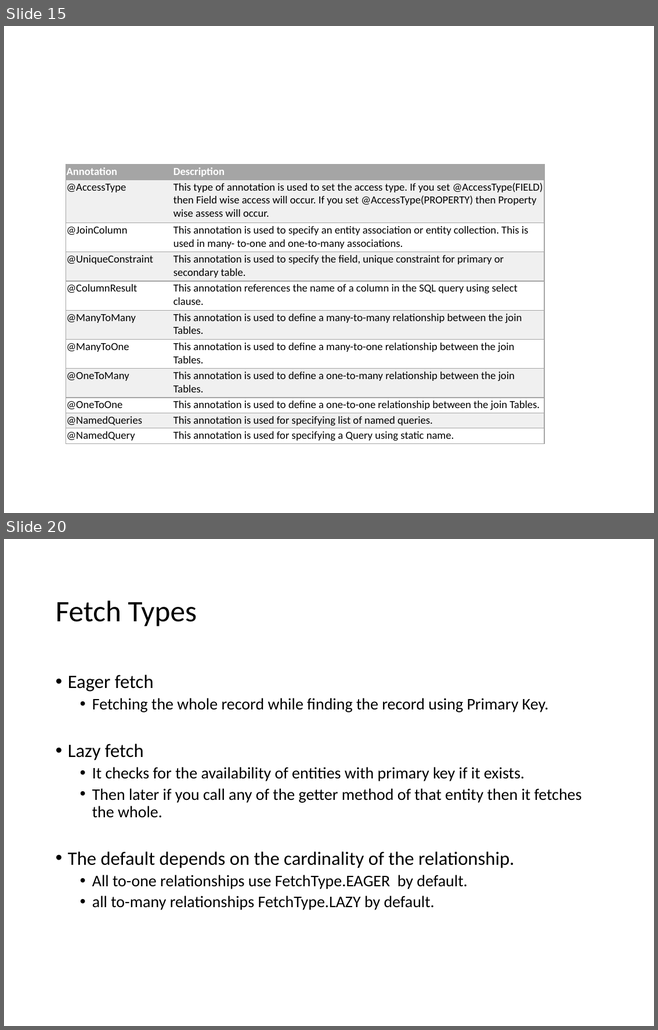
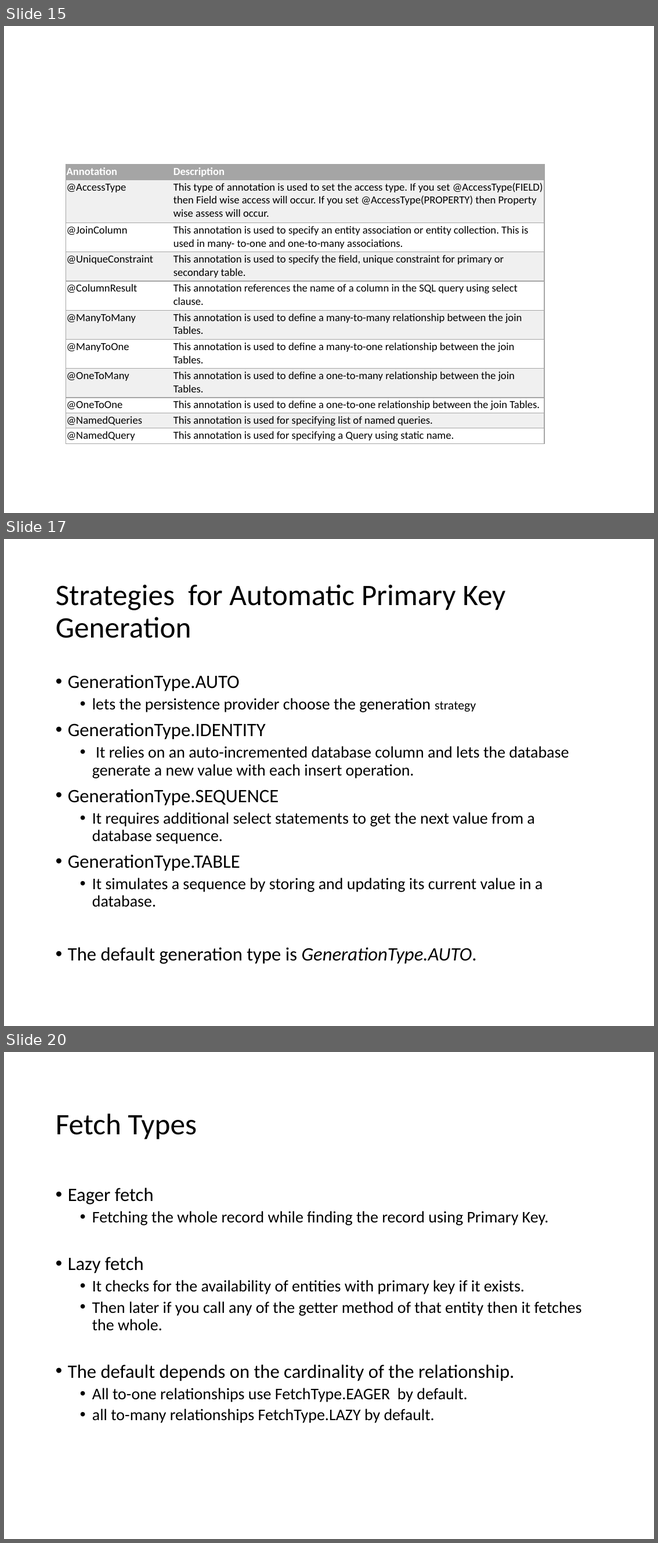
Before and after one commit to lawren43/mytest-repo, a slide deck: test-springmvc/doc/1.JPA Introduction.pptx. Shown one above the other, each under a label of ours: slides 15 and 20 before the commit, slides 15, 17 and 20 after it; the slides between them are not shown. The pictures are 658x1030 and 658x1543 pixels, drawn with LibreOffice and Linux fonts; fonts in the diff are those of the drawing. Boxes give left, top, right and bottom in pixels: in the first picture for what was removed or moved away, otherwise in the second. Text is boxed around its words. In the diff, an @@ line names an element or a change of style, - is before the commit and + after.

```diff
--- a/test-springmvc/doc/1.JPA Introduction.pptx
+++ b/test-springmvc/doc/1.JPA Introduction.pptx
@@ slide 17 added at (x1=4, y1=539, x2=654, y2=1026), background #FFFFFF @@
@@ title added at (x1=56, y1=584, x2=505, y2=638), 33 pt, text #000000 @@
+Strategies for Automatic Primary Key Generation
@@ text added at (x1=68, y1=675, x2=568, y2=964), 18 pt, text #000000 @@
+• GenerationType.AUTO
+  • lets the persistence provider choose the generation strategy
+• GenerationType.IDENTITY
+  • It relies on an auto-incremented database column and lets the database generate a new value with each insert operation.
+• GenerationType.SEQUENCE
+  • It requires additional select statements to get the next value from a database sequence.
+• GenerationType.TABLE
+  • It simulates a sequence by storing and updating its current value in a database.
+• The default generation type is GenerationType.AUTO.
```
Also in this commit, not shown: 5 slides changed, 1 other slide added, 64 slides removed, 1 other file.
